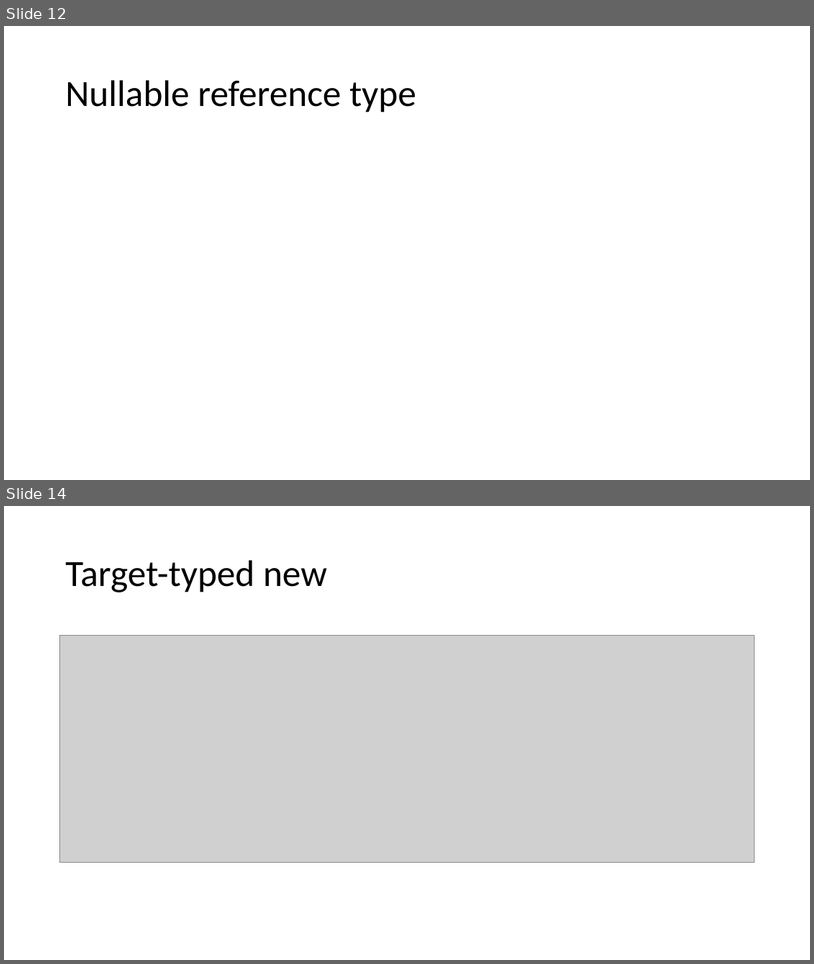
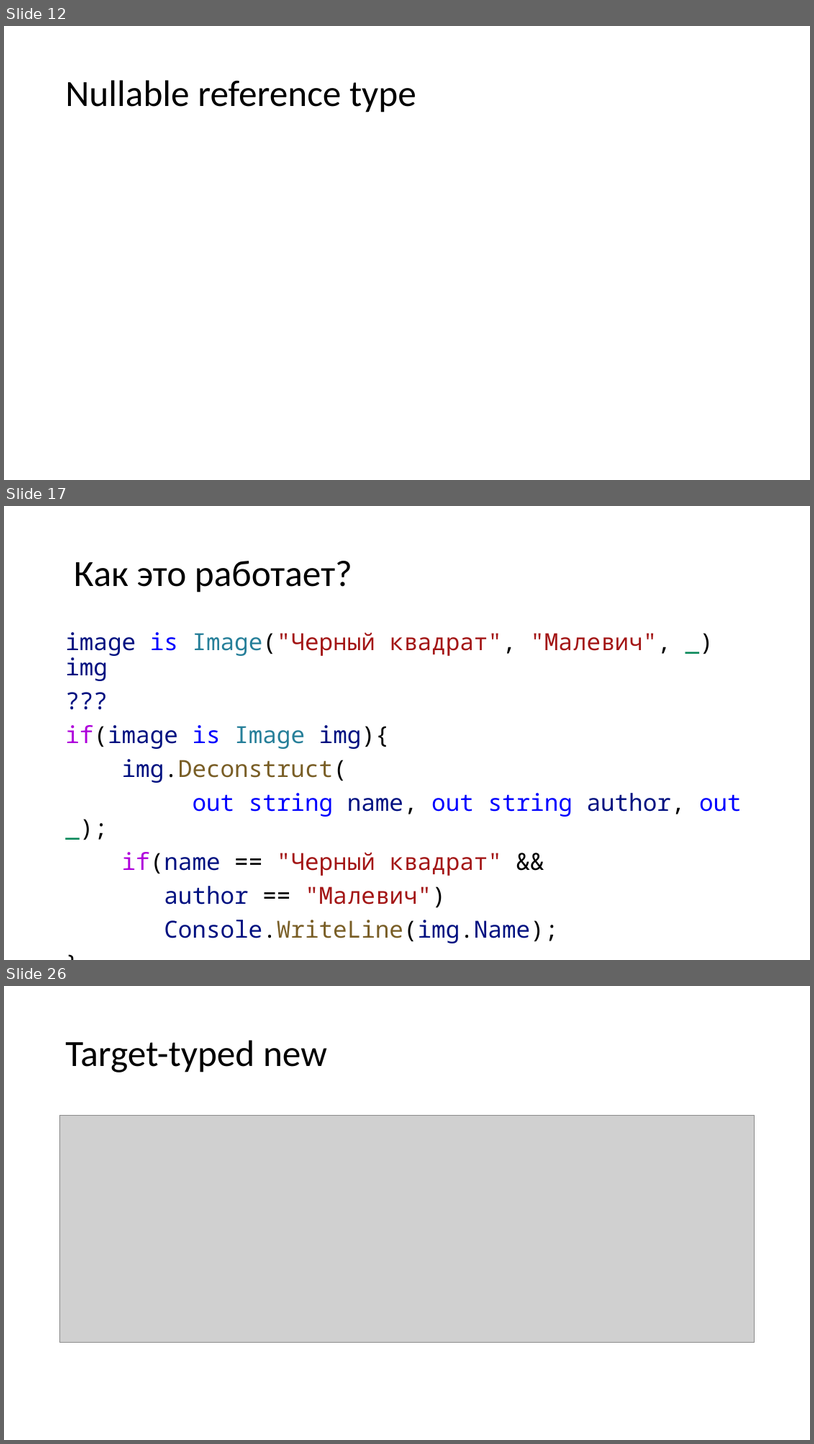
Before and after one commit to kugushev/presentations, a slide deck: Presentation.pptx. Shown one above the other, each under a label of ours: slides 12 and 14 before the commit, slides 12, 17 and 26 after it; the slides between them are not shown. The pictures are 814x964 and 814x1444 pixels, drawn with LibreOffice and Linux fonts; fonts in the diff are those of the drawing; grey boxes stand for pictures. Boxes give left, top, right and bottom in pixels: in the first picture for what was removed or moved away, otherwise in the second. Text is boxed around its words. In the diff, an @@ line names an element or a change of style, - is before the commit and + after.

```diff
--- a/Presentation.pptx
+++ b/Presentation.pptx
@@ slide 17 added at box(4, 506, 810, 960), background #FFFFFF @@
@@ title added at box(74, 561, 352, 592), 44 pt, text #000000 @@
+Как это работает?
@@ text added at box(65, 632, 742, 943), 28 pt, text #001080 @@
+image is Image("Черный квадрат", "Малевич", _) img
+???
+if(image is Image img){
+img.Deconstruct(
+out string name, out string author, out _);
+if(name == "Черный квадрат" &&
+author == "Малевич")
+Console.WriteLine(img.Name);
+}
@@ what was slide 14 is now slide 26 @@
```
Also in this commit, not shown: 13 other slides added, 1 slide removed, 4 other files.
